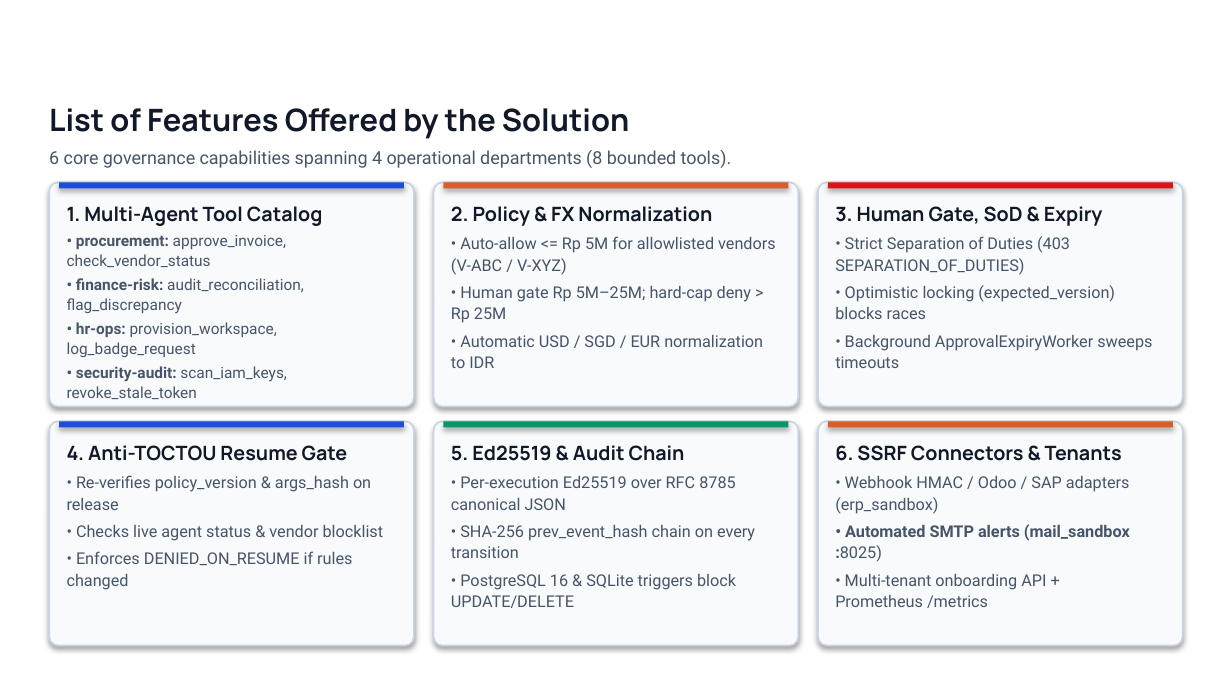
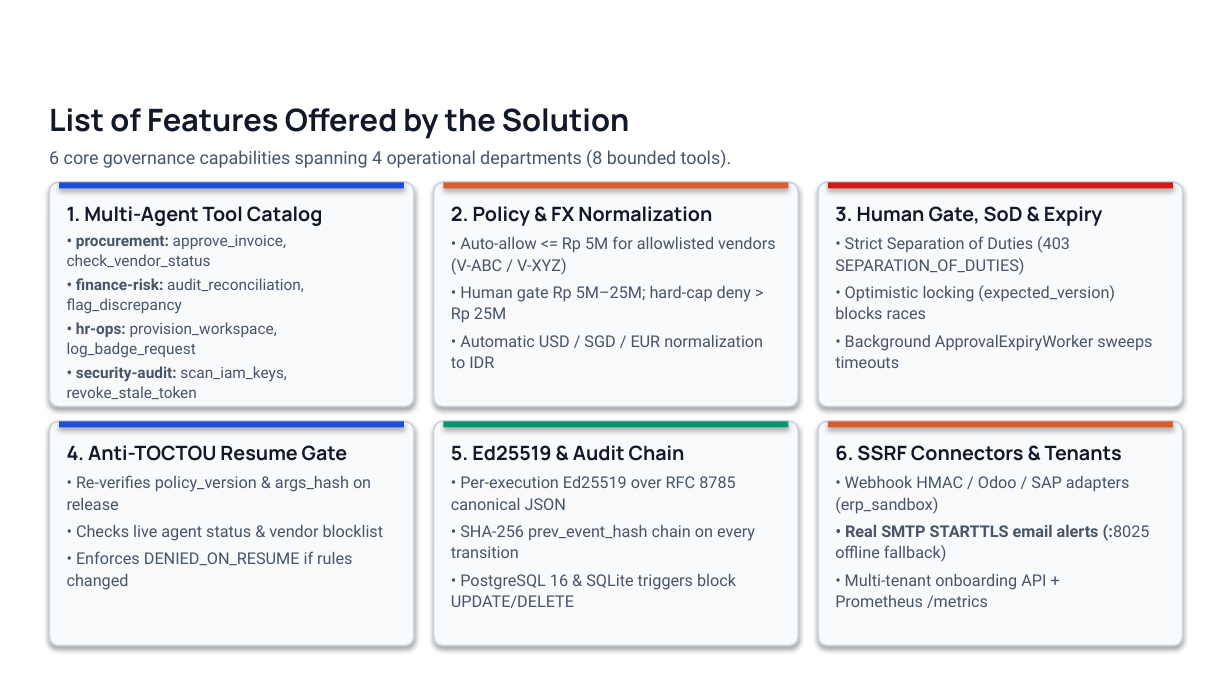
Before and after one commit to ArrafiNurHafiz/Veritas-Ai, a slide deck: slide 4 of docs/VERITAS_AI_Build2036_Deck.pptx. Drawn at 1232x693 pixels with LibreOffice and Linux fonts; fonts in the diff are those of the drawing; background and template pictures are left out. Boxes give left, top, right and bottom in pixels: in the first picture for what was removed or moved away, otherwise in the second. Text is boxed around its words. In the diff, an @@ line names an element or a change of style, - is before the commit and + after.

Commit message:
docs: clarify real SMTP STARTTLS support across README, pitch deck, and reference

```diff
--- a/docs/VERITAS_AI_Build2036_Deck.pptx
+++ b/docs/VERITAS_AI_Build2036_Deck.pptx
@@ text at [835, 524, 1150, 562]: text changed @@
-• Automated SMTP alerts (mail_sandbox :8025)
+• Real SMTP STARTTLS email alerts (:8025 offline fallback)
```
Also in this commit, not shown: 4 other slides changed, 2 other files.
